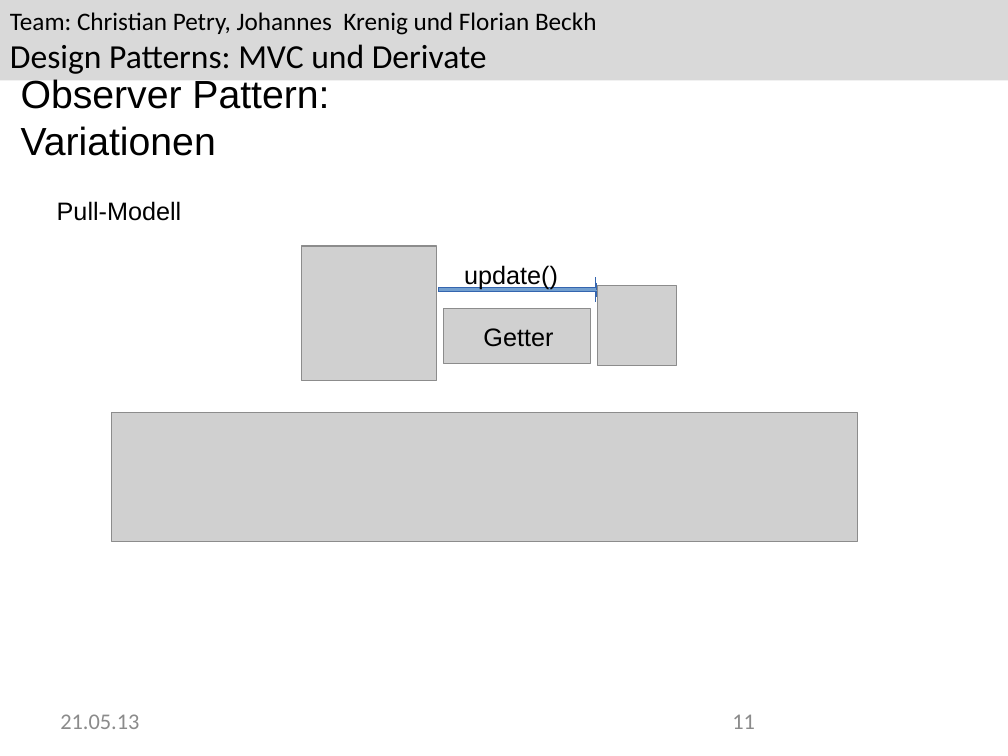
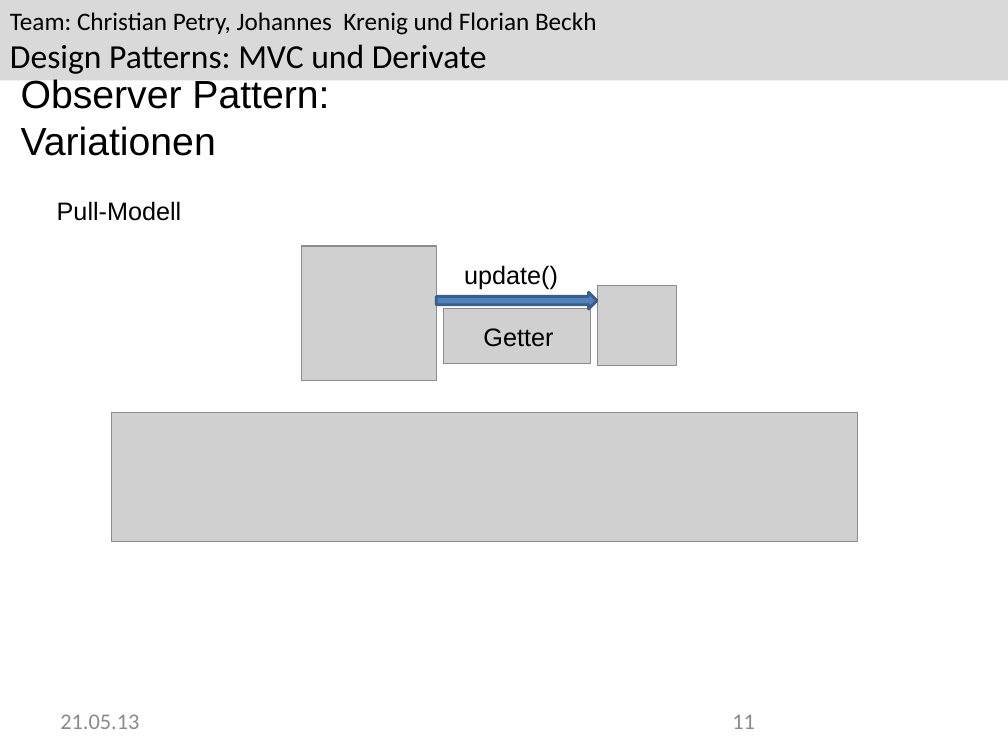
Before and after one commit to Greever/Design-Pattern-MVC, a slide deck: slide 11 of Dokumentation/Praesentation/Praesentation.pptx. Drawn at 1008x756 pixels with LibreOffice and Linux fonts; fonts in the diff are those of the drawing; grey boxes stand for pictures; background and template pictures are left out. Boxes give left, top, right and bottom in pixels: in the first picture for what was removed or moved away, otherwise in the second. Text is boxed around its words. In the diff, an @@ line names an element or a change of style, - is before the commit and + after.

```diff
--- a/Dokumentation/Praesentation/Praesentation.pptx
+++ b/Dokumentation/Praesentation/Praesentation.pptx
@@ right arrow: place and size @@
-right arrow at box(438, 278, 597, 302)
+right arrow at box(436, 292, 597, 309)
@@ right arrow at box(436, 292, 597, 309): fill #729FCF to #4F81BD; outline #3465AF 0.75 pt to #3A5F8C 2 pt; proportions changed @@
```
Also in this commit, not shown: 4 other slides changed, 5 other files.
